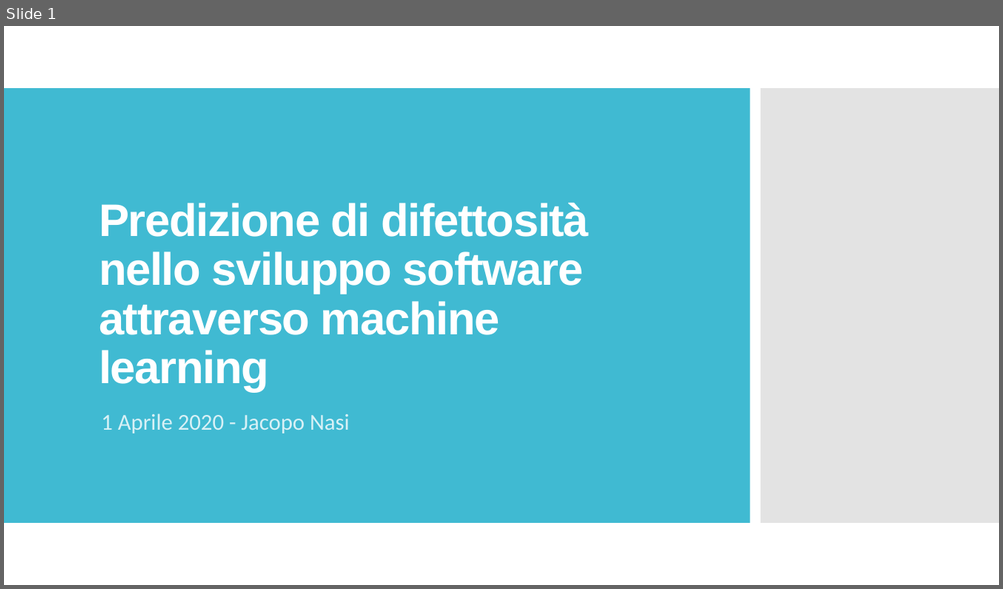
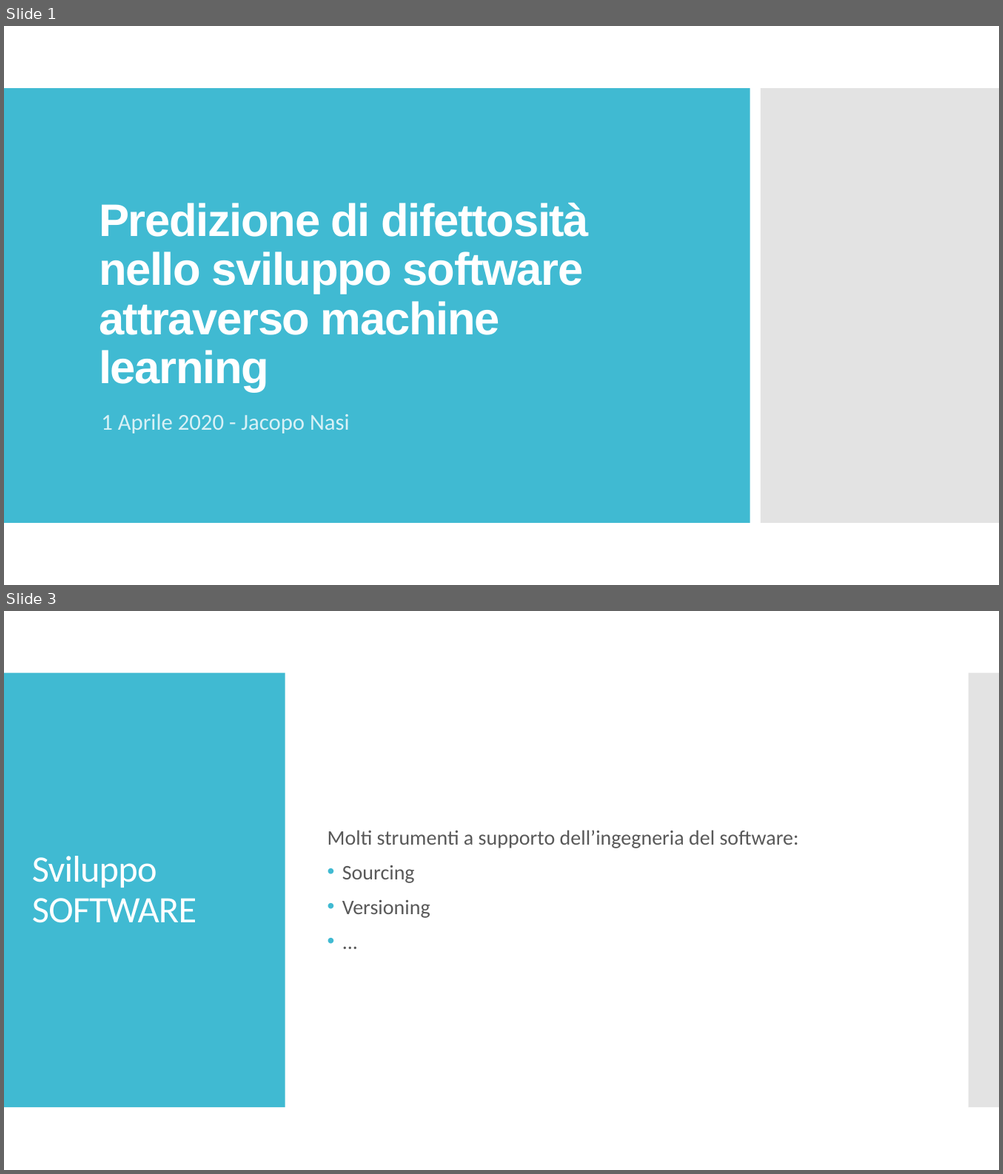
Before and after one commit to Jacopx/Thesis, a slide deck: Presentazione/Presentazione.pptx. Shown one above the other, each under a label of ours: slide 1 before the commit, slides 1 and 3 after it; the slides between them are not shown. The pictures are 1003x589 and 1003x1174 pixels, drawn with LibreOffice and Linux fonts; fonts in the diff are those of the drawing. Boxes give left, top, right and bottom in pixels: in the first picture for what was removed or moved away, otherwise in the second. Text is boxed around its words. In the diff, an @@ line names an element or a change of style, - is before the commit and + after.

```diff
--- a/Presentazione/Presentazione.pptx
+++ b/Presentazione/Presentazione.pptx
@@ slide 3 added at [4,611,999,1170], background #FFFFFF @@
@@ rectangle added at [4,673,285,1108], fill #40BAD2 @@
@@ rectangle added at [968,673,999,1108], fill #C8C8C8 at 50% opacity @@
@@ text added at [327,830,799,918], 20 pt, text #595959 @@
+Molti strumenti a supporto dell’ingegneria del software:
+• Sourcing
+• Versioning
+• ...
@@ title added at [32,856,196,923], 36 pt, text #FFFFFF @@
+Sviluppo SOFTWARE
```
Also in this commit, not shown: 5 other slides added.
